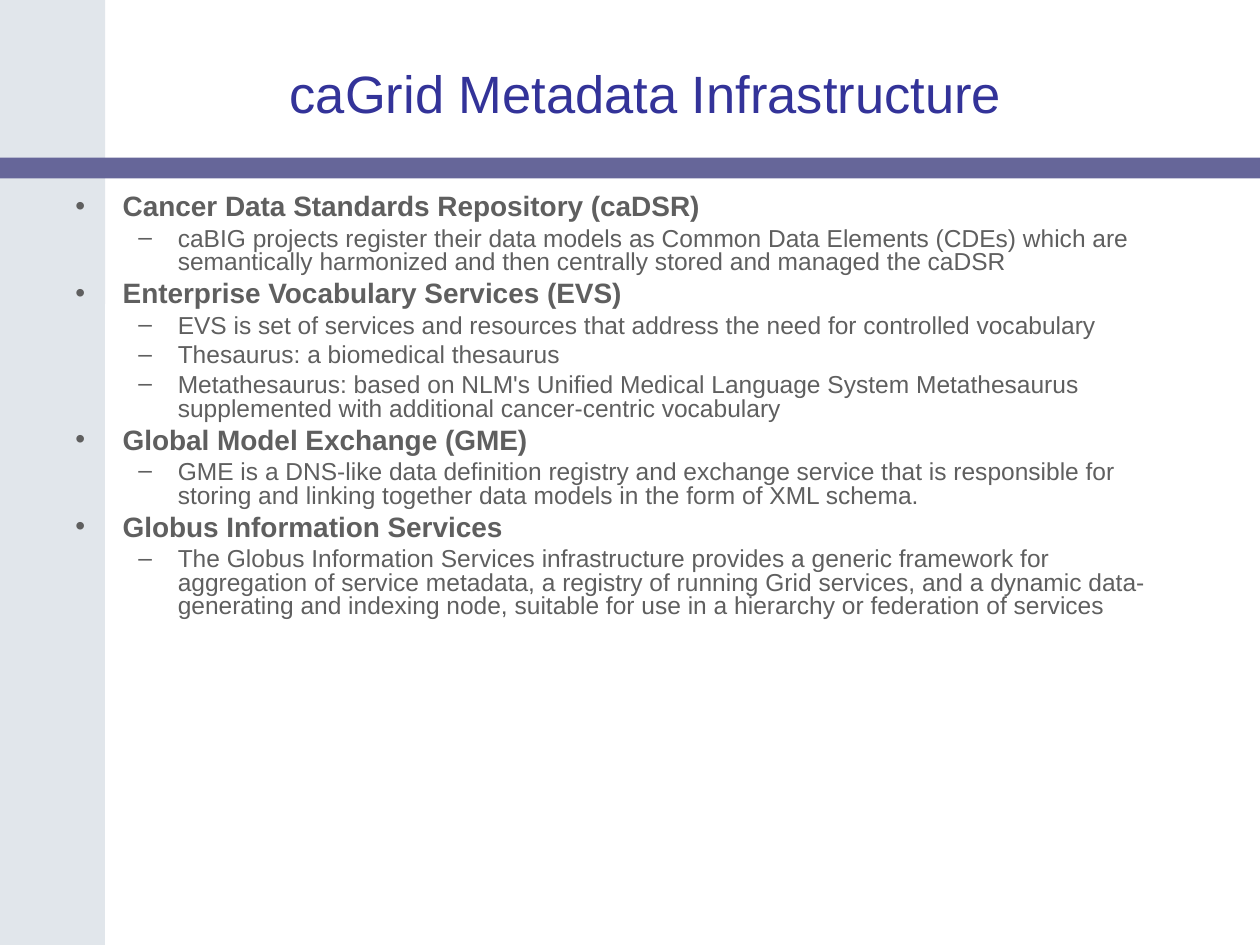
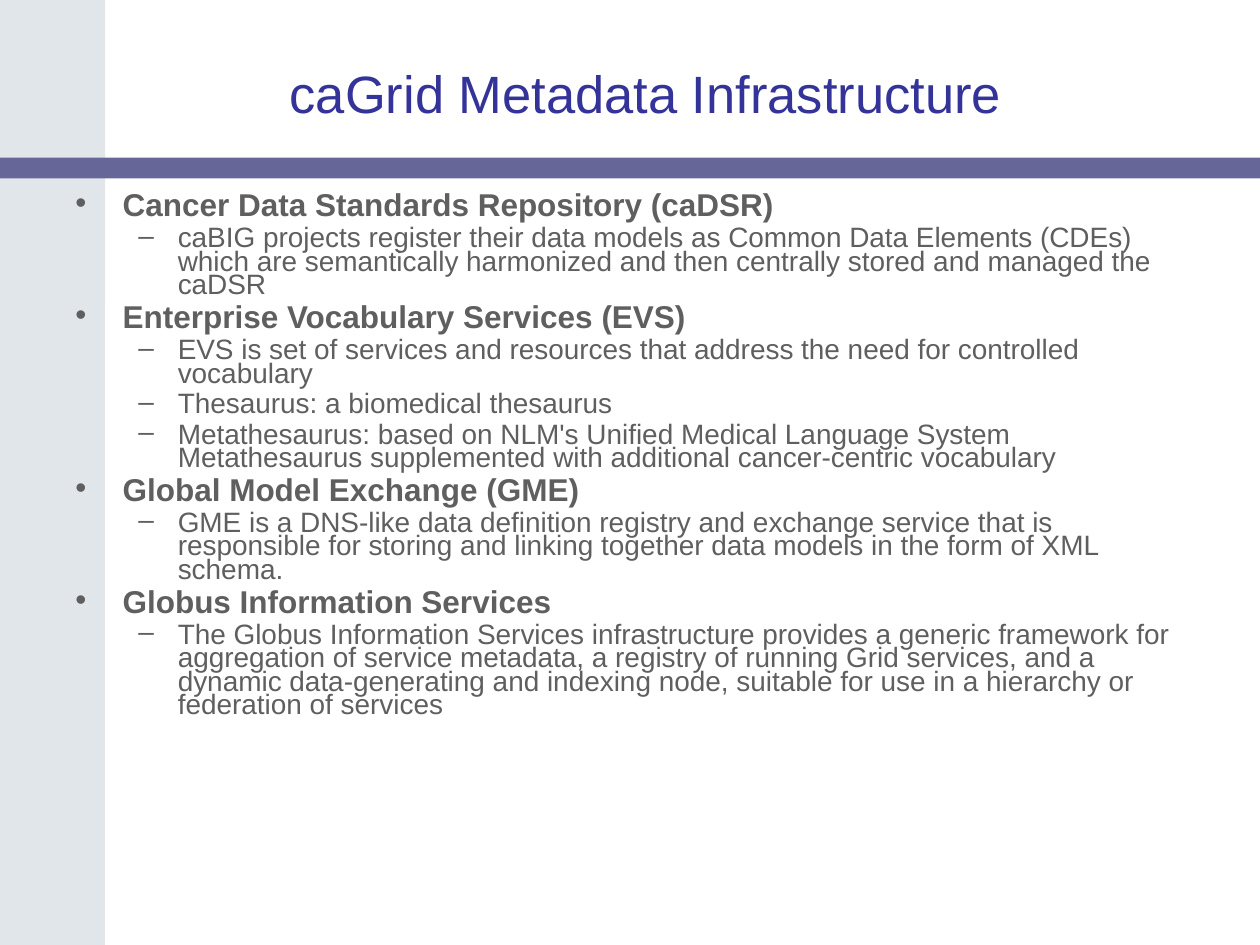
Before and after one commit to NCIP/cagrid-portal, a slide deck: slide 8 of cagrid-1-0/Documentation/presentations/200604_AnnualMeeting/caGrid-1.0-Architecture_caBIG-Annual-Meeting06.ppt. Drawn at 1260x945 pixels with LibreOffice and Linux fonts; fonts in the diff are those of the drawing; background and template pictures are left out. Boxes give left, top, right and bottom in pixels: in the first picture for what was removed or moved away, otherwise in the second. Text is boxed around its words. In the diff, an @@ line names an element or a change of style, - is before the commit and + after.

```diff
--- a/cagrid-1-0/Documentation/presentations/200604_AnnualMeeting/caGrid-1.0-Architecture_caBIG-Annual-Meeting06.ppt
+++ b/cagrid-1-0/Documentation/presentations/200604_AnnualMeeting/caGrid-1.0-Architecture_caBIG-Annual-Meeting06.ppt
@@ text "Cancer Data Standards Repository (caDSR)" at bbox=[123, 193, 1169, 715]: size 16 to 18 pt in "Cancer Data Standards Repository (caDSR)", "Enterprise Vocabulary Services (EVS)", "Global Model Exchange (GME)", "Globus Information Services"; size 14 to 16 pt in "caBIG projects register their data models as ...", "EVS is set of services and resources ...", "Thesaurus: a biomedical thesaurus", "Metathesaurus: based on NLM's Unified Medical Language ..." and 2 more places; line spacing 0.8 to 0.7 @@
```
Also in this commit, not shown: 3 other slides changed.
